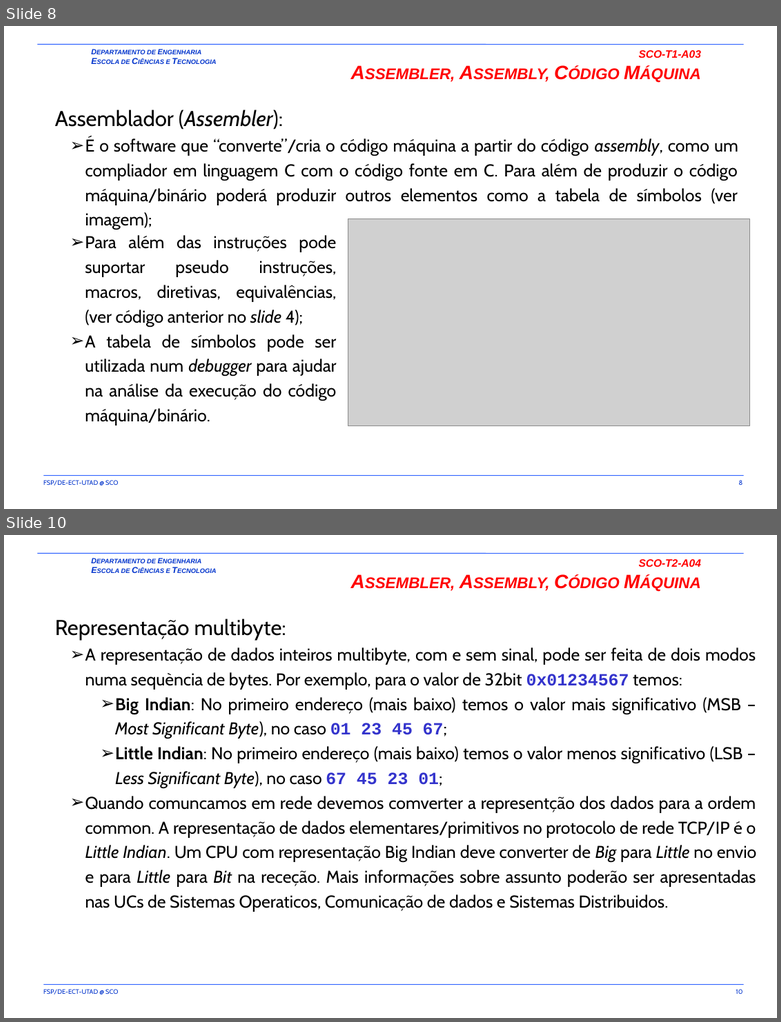
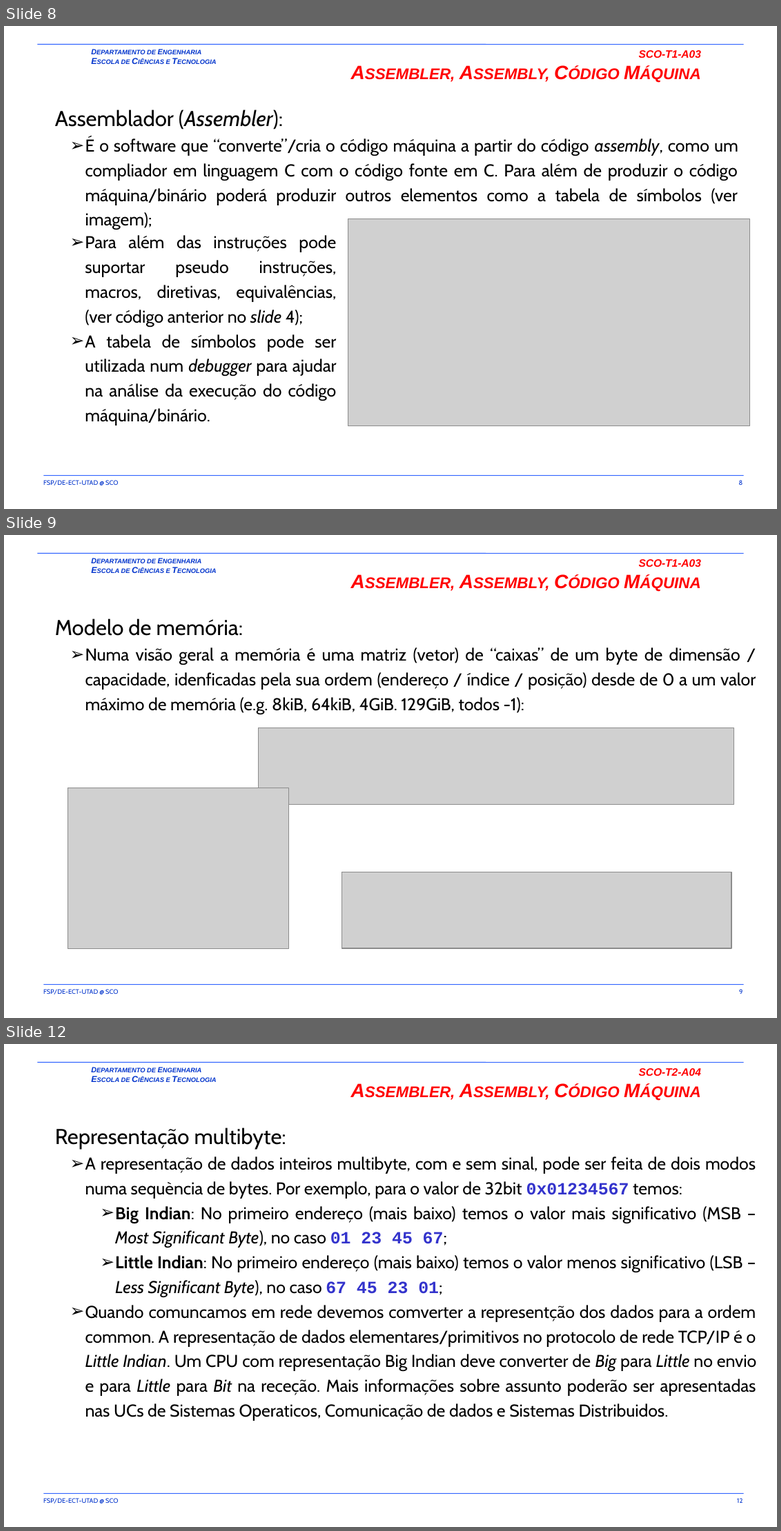
Before and after one commit to fsp864/UTAD-SCO, a slide deck: aulas/t/old/SCO-T1-A03-A04.pptx. Shown one above the other, each under a label of ours: slides 8 and 10 before the commit, slides 8, 9 and 12 after it; the slides between them are not shown. The pictures are 781x1022 and 781x1531 pixels, drawn with LibreOffice and Linux fonts; fonts in the diff are those of the drawing; grey boxes stand for pictures; background and template pictures are left out. Boxes give left, top, right and bottom in pixels: in the first picture for what was removed or moved away, otherwise in the second. Text is boxed around its words. In the diff, an @@ line names an element or a change of style, - is before the commit and + after.

```diff
--- a/aulas/t/old/SCO-T1-A03-A04.pptx
+++ b/aulas/t/old/SCO-T1-A03-A04.pptx
@@ slide 9 added at <box>4,535,777,1018</box>, background picture (left out); not listed: 5 template elements that a slide beside it also shows @@
@@ title added at <box>639,559,701,567</box>, 18 pt, text #FF0000, bold, italic, small capitals @@
+SCO-T1-A03
+Assembler, Assembly, Código Máquina
@@ text added at <box>55,618,755,714</box>, 16 pt, text #000000 @@
+Modelo de memória:
+  ➢ Numa visão geral a memória é uma matriz (vetor) de “caixas” de um byte de dimensão / capacidade, idenficadas pela sua ordem (endereço / índice / posição) desde de 0 a um valor máximo de memória (e.g. 8kiB, 64kiB, 4GiB. 129GiB, todos -1):
@@ picture added at <box>258,728,734,805</box> @@
@@ picture added at <box>68,788,288,948</box> @@
@@ picture added at <box>341,872,731,948</box> @@
@@ what was slide 10 is now slide 12 @@
@@ page number at <box>737,1498,742,1503</box>: text changed @@
-10
+12
```
Also in this commit, not shown: 2 slides changed, 1 other slide added, 1 other file.
